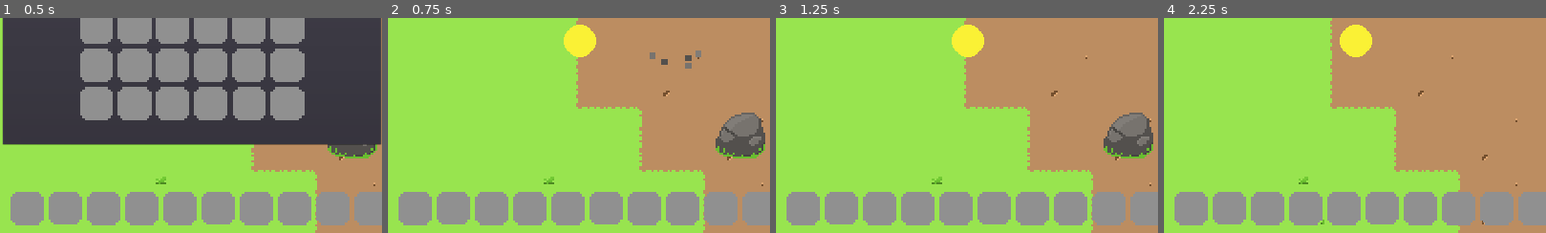
Above: before the commit, frames 1-4 (left to right).
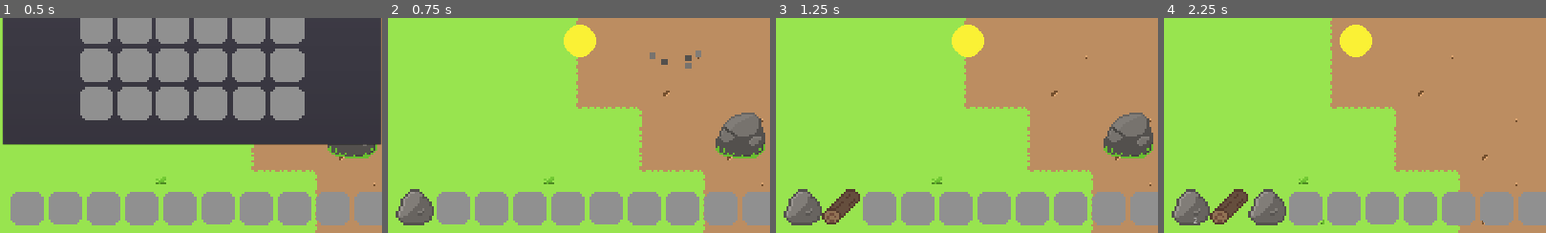
Above: after the commit, the same moments.

Repository: SkyMudder/Game
Game: Godot game, scene res://Main.tscn
Two runs of this game, one before a commit and one after it. Both use one fixed random seed, a clock stepped at 60 frames per second and the inputs below.
Inputs (mouse positions are % of the whole screen's width and height, from its top left):
- Up to frame 1 (0.5 s): no input
- Up to frame 2 (0.75 s): tap Enter at 0.5 s; drag from (62, 57) to (1, 2) at 0.52 s
- Up to frame 3 (1.25 s): no input
- Up to frame 4 (2.25 s): tap Space at 1.25 s; drag from (71, 72) to (2, 3) at 1.27 s; tap Enter at 2 s; move the mouse to (88, 43) at 2.02 s; hold Right (ui_right) from 2.03 s (still down); hold Ctrl (ctrl) from 2.03 s (still down); click (88, 43) at 2.17 s
The pictures show only the part of the screen within x 25-75%, y 45-95%; the shares and areas given below are measured in that part.

Frame 1 is identical in both runs. In frame 2, 0.9% of the frame differs, in the area x 2-12%, y 79-97%; in frame 3, 2.3%; in frame 4, 3.2%, in the area x 2-32%, y 79-97%.

Commit message:
Changed how Items get added to an Inventory: The Toolbar now gets prioritized.

Diff:
--- a/Inventory/Inventory.gd
+++ b/Inventory/Inventory.gd
@@ -21,35 +21,41 @@
 	size = inventorySize
 	columns = inventoryColumns
 
-"""Automatically determines where to add an Item to the Inventory and adds it"""
+"""Automatically determines where to add an Item to the Inventory/Toolbar"""
 func add(item):
-	for x in range(items.size()):
-		if items[x] != null:
-			if items[x].name == item.name and items[x].amount < item.stackLimit:
-				items[x].amount += 1
-				emit_signal("items_changed", id, [x])
+	var x = allInventories.size() - 1
+	while x >= 0:
+		for y in range(allInventories[x].items.size()):
+			if allInventories[x].items[y] != null:
+				if allInventories[x].items[y].name == item.name and allInventories[x].items[y].amount < item.stackLimit:
+					allInventories[x].items[y].amount += 1
+					allInventories[x].emit_signal("items_changed", allInventories[x].id, [y])
+					return
+		x -= 1
+	x = allInventories.size() - 1
+	while x >= 0:
+		for y in range(allInventories[x].items.size()):
+			if allInventories[x].items[y] == null:
+				allInventories[x].set(item.duplicate(), y)
+				allInventories[x].items[y].amount = 0
+				allInventories[x].items[y].amount += 1
+				emit_signal("items_changed", id, [y])
 				return
-	for x in range(items.size()):
-		if items[x] == null:
-			set(item.duplicate(), x)
-			items[x].amount = 0
-			items[x].amount += 1
-			emit_signal("items_changed", id, [x])
-			return
+		x -= 1
+	print("NO SPACE")
 
-"""Seeks a specific Amount of an Item in the Inventory
+"""Seeks a specific Amount of an Item in the Inventory/Toolbar
 If there is not enough in one Stack it searches in another Stack
 Schedules the previous Stack for Removal by adding it to an Array
 with the respective Amount that might be removed in another Array
-But doesn't remove it directly
-Because more Items might not be found
+Also saves the Inventory from which it was removed in an Array
+Items do not directly get removed in this Method
 Returns True if enough Items have been found, False if not"""
 func seek(item, amount):
 	var amountTaken = 0
 	var need = amount - amountTaken
 	var x = allInventories.size() - 1
 	while x >= 0:
-		print(x)
 		var y = allInventories[x].items.size() - 1
 		while y >= 0:
 			if allInventories[x].items[y] != null and need:
@@ -59,9 +65,6 @@
 						scheduledRemovalIndexes.push_back(y)
 						scheduledRemovalAmounts.push_back(need)
 						amountTaken += need
-						print(scheduledRemovalAmounts)
-						print(scheduledRemovalIndexes)
-						print(scheduledRemovalInventories)
 						return true
 					else:
 						var available = allInventories[x].items[y].amount
@@ -70,9 +73,6 @@
 						scheduledRemovalAmounts.push_back(available)
 						amountTaken += available
 			if amountTaken == amount:
-				print(scheduledRemovalAmounts)
-				print(scheduledRemovalIndexes)
-				print(scheduledRemovalInventories)
 				return true
 			y -= 1
 		x -= 1
--- a/Inventory/InventorySlotDisplay.gd
+++ b/Inventory/InventorySlotDisplay.gd
@@ -98,27 +98,23 @@
 				item.amount += space
 				data.item.amount = data.previousAmount - space
 		inventory.set(item, itemIndex)
-		inventory.set(data.item, data.itemIndex)
+		allInventories[data.id].set(data.item, data.itemIndex)
 	# Check if the Source Stack was Split
 	elif data.has("split"):
-		print("1")
 		# Check if the Item is not null
 		# So it doesn't get merged and it's old Value gets restored
 		# To avoid merging different Types of Objects with each other
 		if item != null:
-			print("2")
 			data.item.amount = data.previousAmount
 			allInventories[data.id].set(data.item, data.itemIndex)
 		# Check if the Target Slot is empty, add the split Stack to it
 		else:
-			print("3")
 			# Add one if the Number of the full Stack was uneven
 			# Due to the Integer Decimal part being discarded
 			# Duplicate the Item in Order for it not to share the same value
 			# With the Source Stack
 			if data.previousAmount % 2 != 0:
-				print("4")
-				allInventories[data.id].set(data.item.duplicate(), data.itemIndex)
+				allInventories[data.id].set(data.item, data.itemIndex)
 				data.item.amount += 1
 			inventory.set(data.item, itemIndex)
 	# For simply swapping Items
--- a/Items/Stone.tres
+++ b/Items/Stone.tres
@@ -8,4 +8,4 @@
 name = "Stone"
 texture = ExtResource( 2 )
 amount = 1
-stackLimit = 50
+stackLimit = 2
--- a/Items/Wood.tres
+++ b/Items/Wood.tres
@@ -8,4 +8,4 @@
 name = "Wood"
 texture = ExtResource( 2 )
 amount = 1
-stackLimit = 50
+stackLimit = 2
